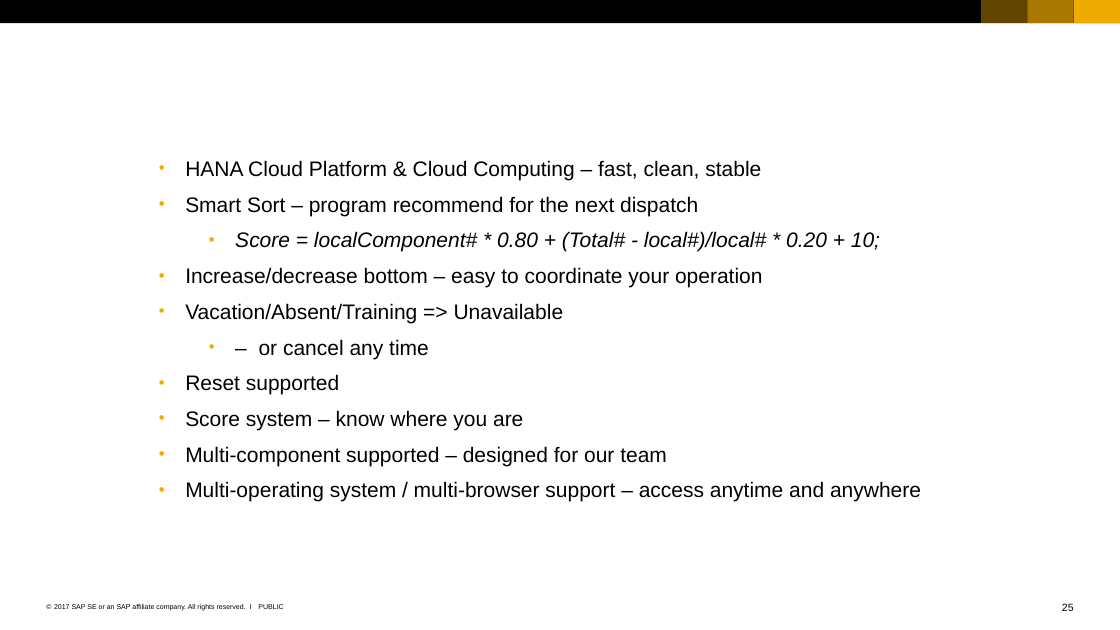
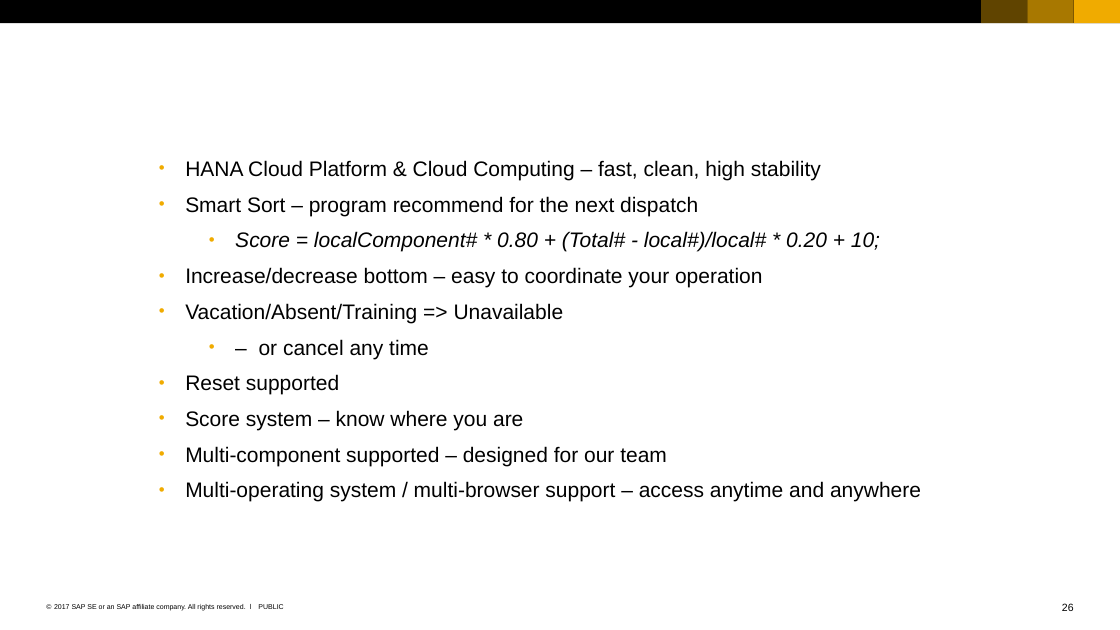
Before and after one commit to Ahaan17Saroch/Queue-Manager-Cloud-Dispatcher, a slide deck: slide 26 of SAP_2017_16x9_black_and_white.pptx (slide 25 before the commit). Drawn at 1120x630 pixels with LibreOffice and Linux fonts; fonts in the diff are those of the drawing. Boxes give left, top, right and bottom in pixels: in the first picture for what was removed or moved away, otherwise in the second. Text is boxed around its words. In the diff, an @@ line names an element or a change of style, - is before the commit and + after.

```diff
--- a/SAP_2017_16x9_black_and_white.pptx
+++ b/SAP_2017_16x9_black_and_white.pptx
@@ text at (185, 160, 821, 180): text changed @@
-• HANA Cloud Platform & Cloud Computing – fast, clean, stable
+• HANA Cloud Platform & Cloud Computing – fast, clean, high stability
@@ page number at (1062, 603, 1074, 611): text changed @@
-25
+26
```
Also in this commit, not shown: 4 other slides changed, 1 slide added, 2 other files.
